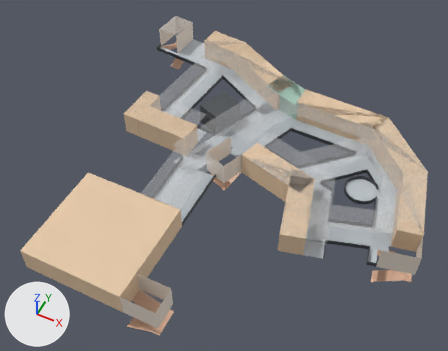
The glTF model floors/11F.glb as it was, and as the next commit left it.
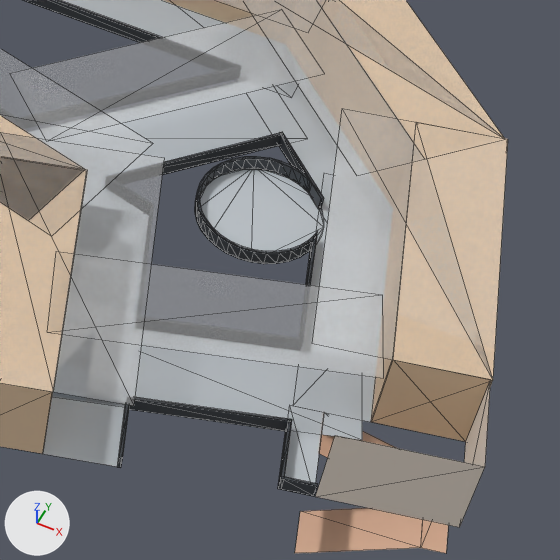
There are two pictures of each version: one whole from a camera (50 mm lens) standing at (5.6, -30.5, 58.3) and looking at (-16.5, 13.7, 3.1), one close up on the part from 65% to 99% of the width and 38% to 81% of the height. The axes (+X, +Y, +Z) are drawn at lower left. The lights are the same throughout. The last two pictures show the newer version. The close-ups show mesh edges as thin lines. Where no turn or scale is listed for an object, it has been applied to the vertices. Vertices at exactly the same position are counted once.

The first close-up shows '丁棟5F.001', '丁棟7F.050', '立方體.002', '立方體.007', '立方體.008', '立方體.029', '立方體.030', '立方體.043', '立方體.048', '立方體.049', '立方體.130', '立方體.234' and 23 more.
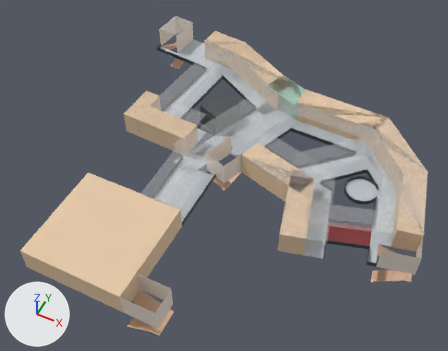
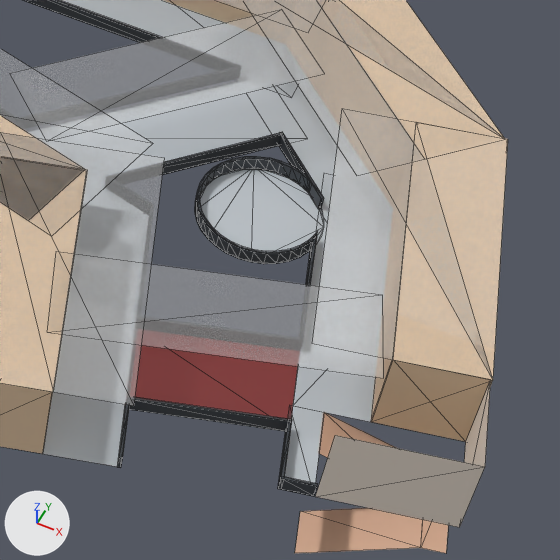
What differs and where, as boxes (x1, y1, x2, y2) in the close-ups (560 x 560 px):
'立方體.029', recoloured, reshaped (light grey to red, 47% narrower, 22% shorter): before (52, 345, 362, 440); after (135, 345, 298, 419)

What the commit changed:
Material '材質.036' (mat_材質_036) is new.
Its base color is (0.257, 0.0398, 0.0398) (red #8b3838).
me_立方體_027 is used by ob_立方體_029; location (-0.68, 11.96, 4.5).
me_立方體_027 had 4 vertices, 2 faces and spanned x -4.91..4.91, y -2.78..2.78, z -1.5.
me_立方體_027 no longer uses material mat_材質_023 (light grey #bfc6cc).
me_立方體_027 now has 4 vertices, 2 faces and spans x -2.36..2.95, y -2.05..2.25, z -1.5.
Part 1, on me_立方體_027:
Vertex 0 of me_立方體_027 moves from (-4.05, -2.78, -1.5) to (-1.61, -2.05, -1.5) at pixel (124, 406).
Vertex 1 of me_立方體_027 moves from (4.91, -0.1, -1.5) at pixel (362, 440) to (2.95, -0.68, -1.5) at pixel (290, 429).
Vertex 2 of me_立方體_027 moves from (-4.91, 0.1, -1.5) to (-2.36, 0.86, -1.5).
Vertex 3 of me_立方體_027 moves from (4.05, 2.78, -1.5) to (2.31, 2.25, -1.5).
me_立方體_027 gains material mat_材質_036 (red #8b3838).
